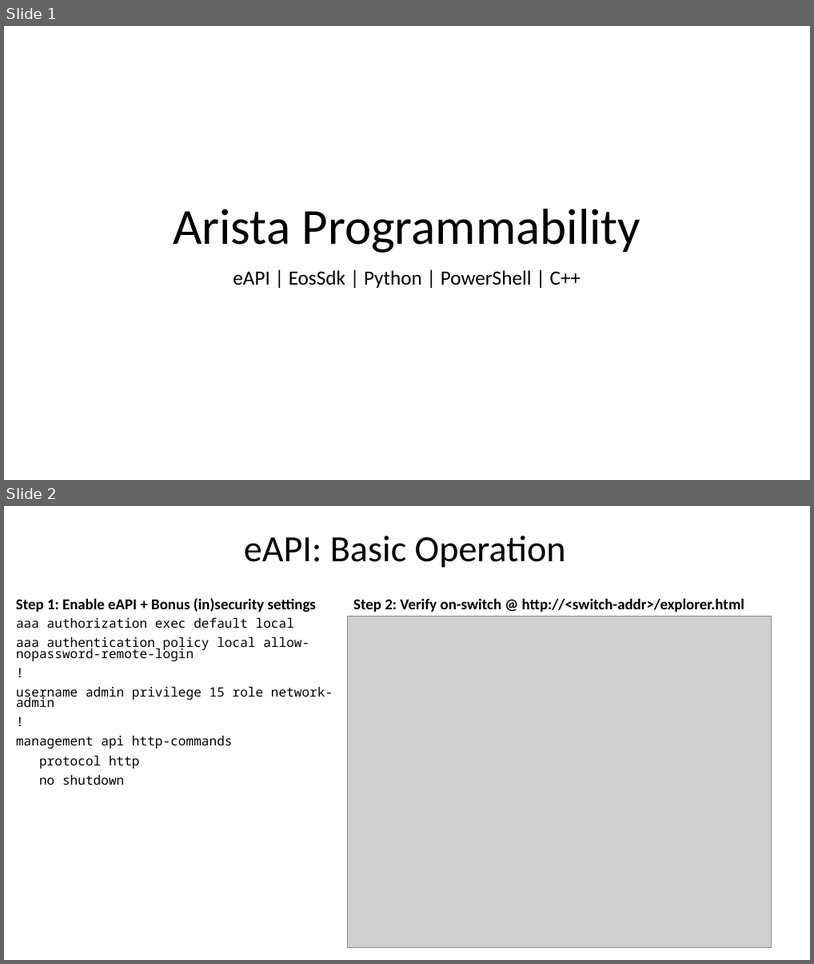
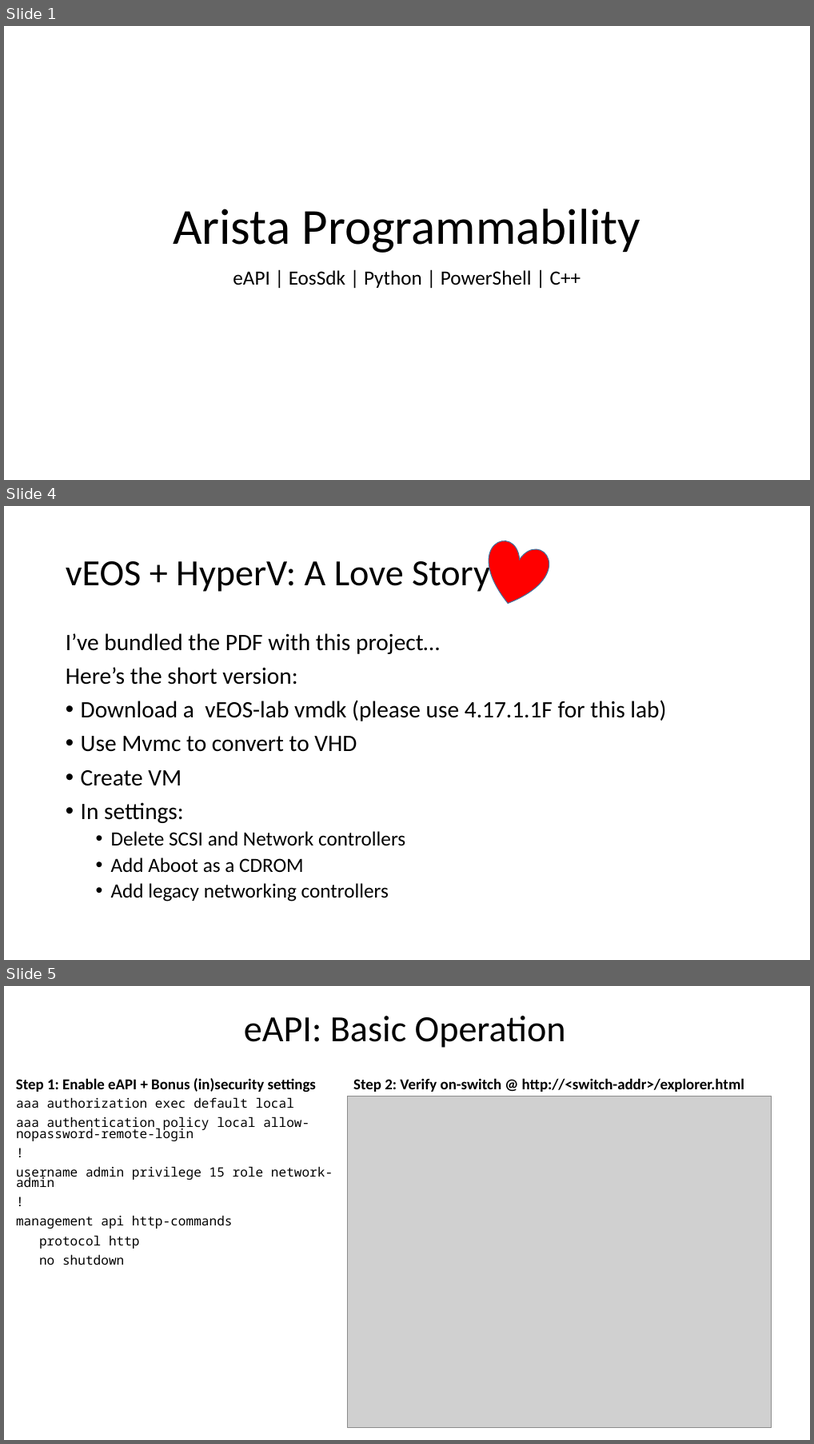
Before and after one commit to arista-northwest/arista-programmability, a slide deck: Arista Programmability.pptx. Shown one above the other, each under a label of ours: slides 1 and 2 before the commit, slides 1, 4 and 5 after it; the slides between them are not shown. The pictures are 814x964 and 814x1444 pixels, drawn with LibreOffice and Linux fonts; fonts in the diff are those of the drawing; grey boxes stand for pictures. Boxes give left, top, right and bottom in pixels: in the first picture for what was removed or moved away, otherwise in the second. Text is boxed around its words. In the diff, an @@ line names an element or a change of style, - is before the commit and + after.

```diff
--- a/Arista Programmability.pptx
+++ b/Arista Programmability.pptx
@@ slide 4 added at [4, 506, 810, 960], background #FFFFFF @@
@@ heart added at [478, 536, 553, 611], fill #FF0000, outline #43739E 1 pt @@
@@ title added at [66, 555, 490, 592], 44 pt, text #000000 @@
+vEOS + HyperV: A Love Story
@@ text added at [66, 633, 666, 901], 28 pt, text #000000 @@
+I’ve bundled the PDF with this project…
+Here’s the short version:
+• Download a vEOS-lab vmdk (please use 4.17.1.1F for this lab)
+• Use Mvmc to convert to VHD
+• Create VM
+• In settings:
+  • Delete SCSI and Network controllers
+  • Add Aboot as a CDROM
+  • Add legacy networking controllers
@@ what was slide 2 is now slide 5 @@
```
Also in this commit, not shown: 6 slides changed, 14 other slides added, 3 slides removed.
